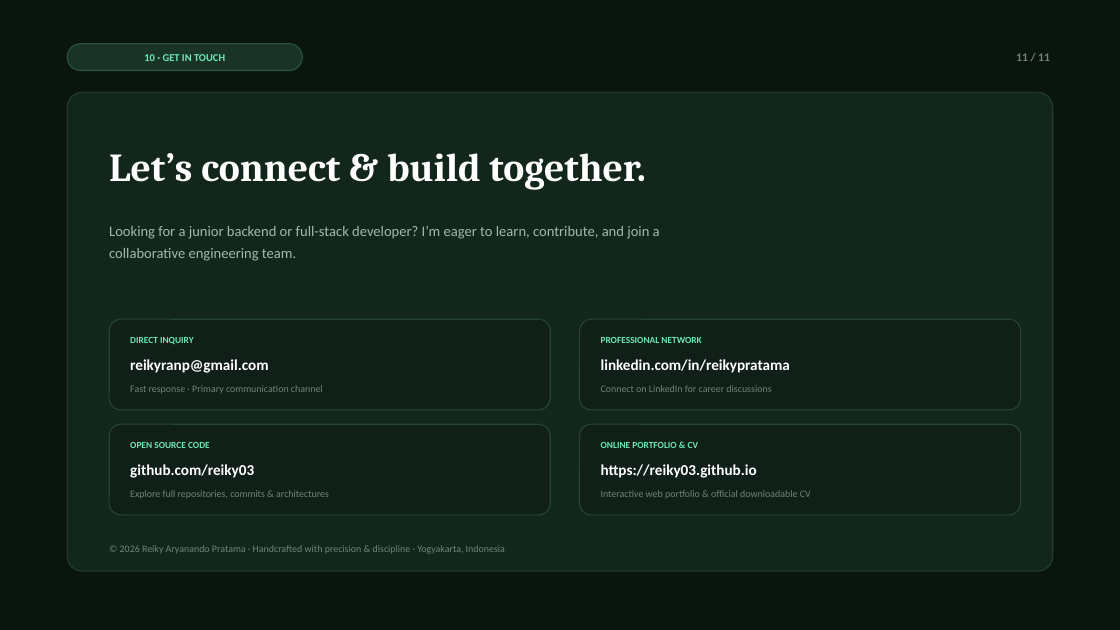
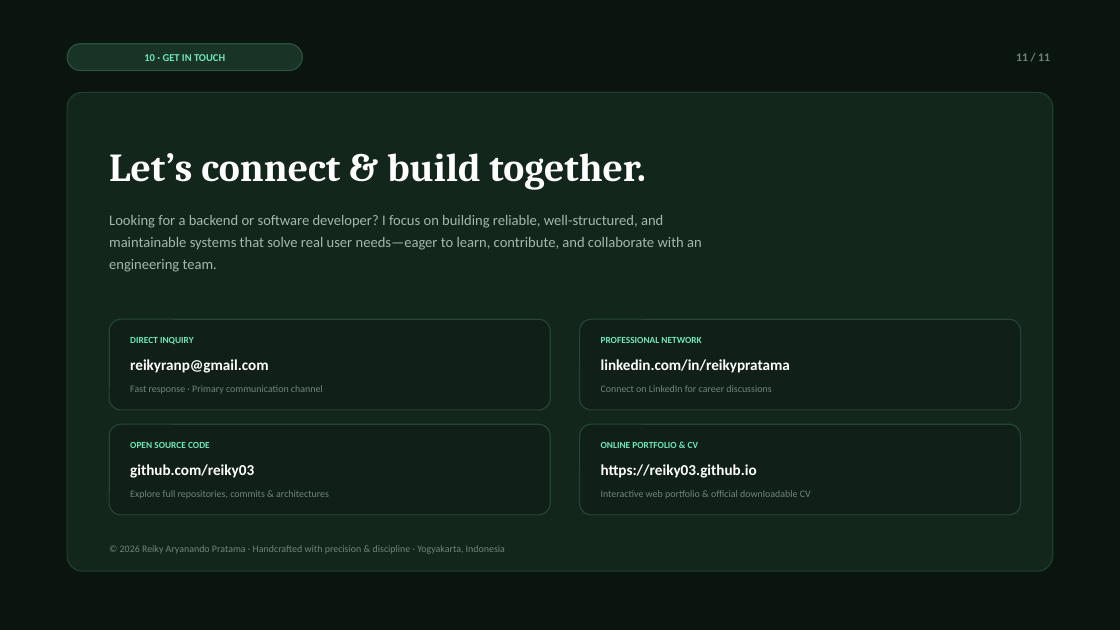
Before and after one commit to reiky03/portfolio, a slide deck: slide 11 of public/reiky-portfolio-presentation.pptx. Drawn at 1120x630 pixels with LibreOffice and Linux fonts; fonts in the diff are those of the drawing. Boxes give left, top, right and bottom in pixels: in the first picture for what was removed or moved away, otherwise in the second. Text is boxed around its words. In the diff, an @@ line names an element or a change of style, - is before the commit and + after.

Commit message:
feat(profile): integrate authentic 11-month internship experience and engineering focus

```diff
--- a/public/reiky-portfolio-presentation.pptx
+++ b/public/reiky-portfolio-presentation.pptx
@@ text at (109,215,702,272): text changed @@
-Looking for a junior backend or full-stack developer? I’m eager to learn, contribute, and join a collaborative engineering team.
+Looking for a backend or software developer? I focus on building reliable, well-structured, and maintainable systems that solve real user needs—eager to learn, contribute, and collaborate with an engineering team.
```
Also in this commit, not shown: 3 other slides changed, 3 other files.
